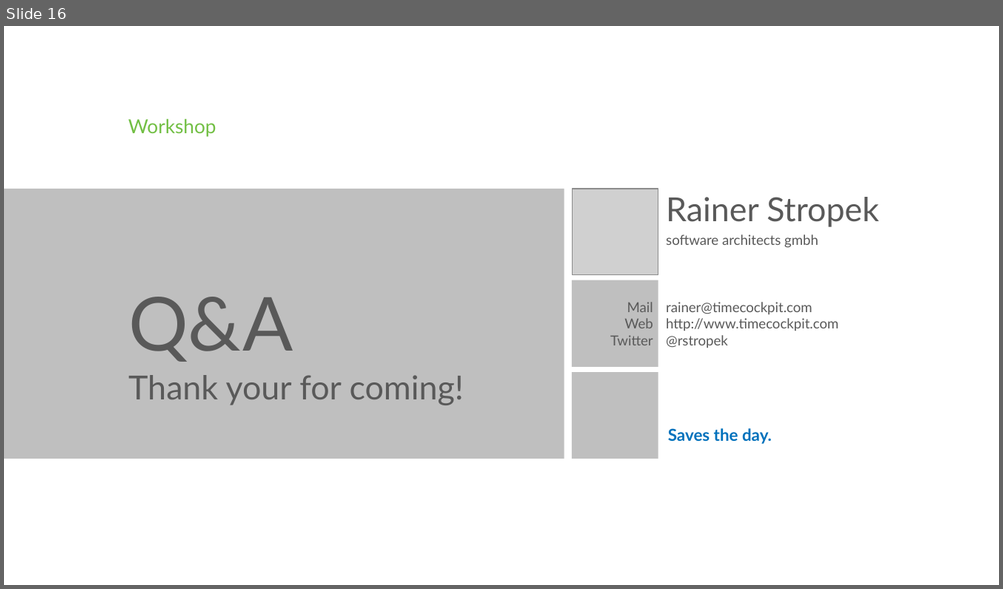
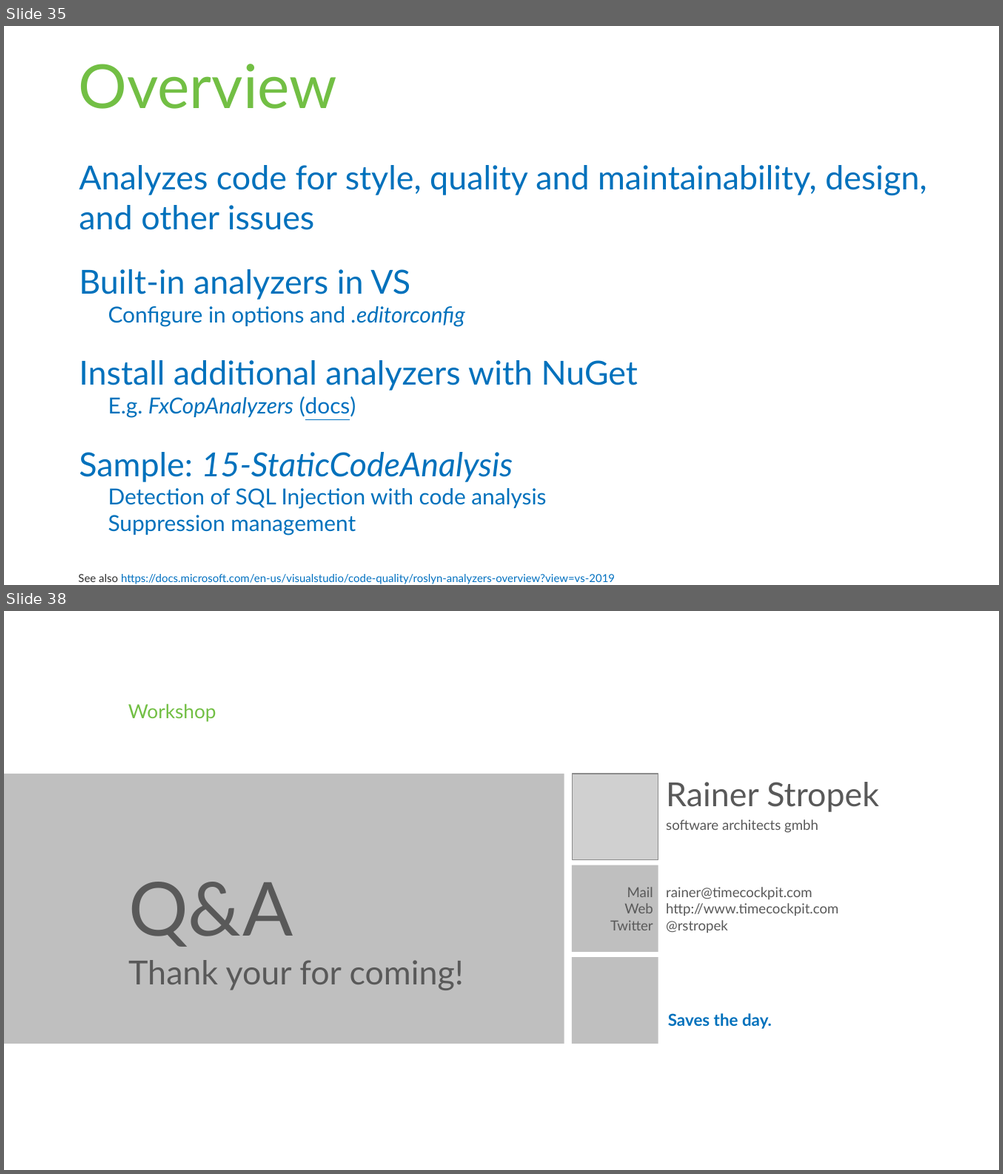
Before and after one commit to rstropek/SecureCodingDotNet, a slide deck: Slides/Secure-Coding-Dot-Net.pptx. Shown one above the other, each under a label of ours: slide 16 before the commit, slides 35 and 38 after it; the slides between them are not shown. The pictures are 1003x589 and 1003x1174 pixels, drawn with LibreOffice and Linux fonts; fonts in the diff are those of the drawing; grey boxes stand for pictures; background and template pictures are left out. Boxes give left, top, right and bottom in pixels: in the first picture for what was removed or moved away, otherwise in the second. Text is boxed around its words. In the diff, an @@ line names an element or a change of style, - is before the commit and + after.

```diff
--- a/Slides/Secure-Coding-Dot-Net.pptx
+++ b/Slides/Secure-Coding-Dot-Net.pptx
@@ slide 35 added at [4, 26, 999, 585], background #FFFFFF @@
@@ title added at [78, 64, 337, 109], 44 pt, text #72BF44 @@
+Overview
@@ text added at [79, 165, 926, 536], 24 pt, text #0071BC @@
+Analyzes code for style, quality and maintainability, design, and other issues
+Built-in analyzers in VS
+  Configure in options and .editorconfig
+Install additional analyzers with NuGet
+  E.g. FxCopAnalyzers (docs)
+Sample: 15-StaticCodeAnalysis
+  Detection of SQL Injection with code analysis
+  Suppression management
@@ text added at [78, 574, 614, 585], 8 pt, text #0070C0, underline @@
+See also https://docs.microsoft.com/en-us/visualstudio/code-quality/roslyn-analyzers-overview?view=vs-2019
@@ what was slide 16 is now slide 38 @@
```
Also in this commit, not shown: 1 slide changed, 22 other slides added, 1 slide removed, 1 other file.
